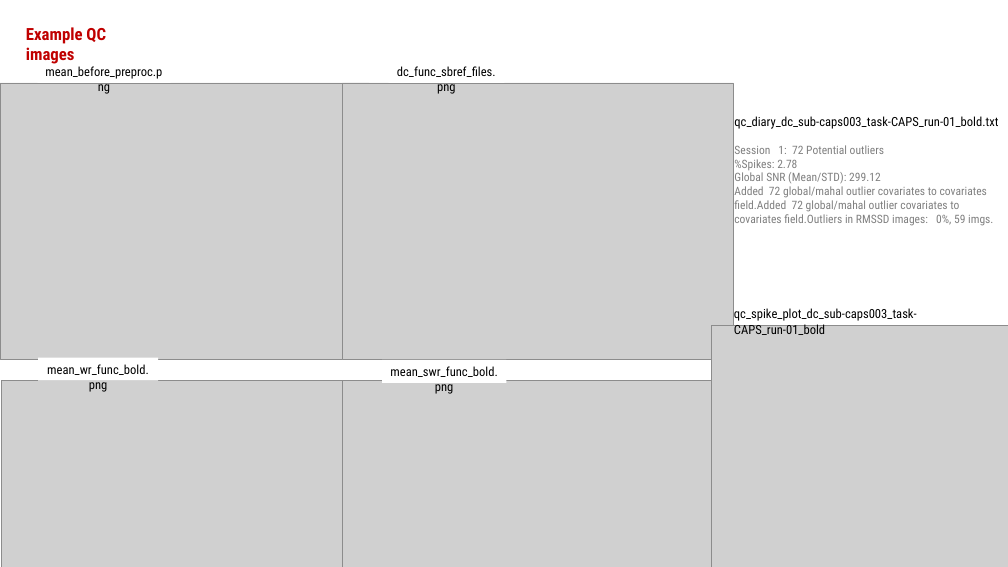
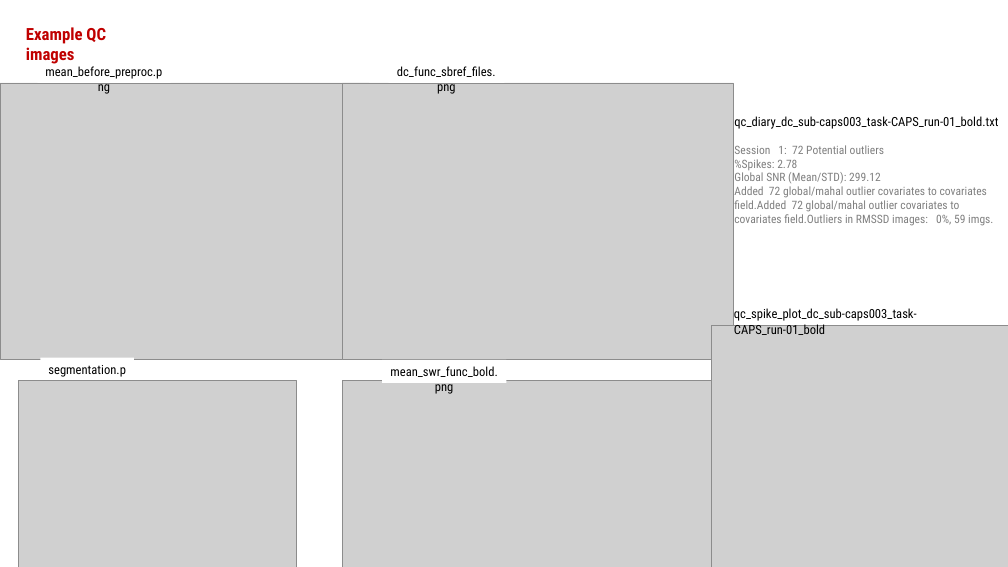
Before and after one commit to cocoanlab/humanfmri_preproc_bids, a slide deck: slide 3 of examples/pipeline_overview.pptx. Drawn at 1008x567 pixels with LibreOffice and Linux fonts; fonts in the diff are those of the drawing; grey boxes stand for pictures. Boxes give left, top, right and bottom in pixels: in the first picture for what was removed or moved away, otherwise in the second. Text is boxed around its words. In the diff, an @@ line names an element or a change of style, - is before the commit and + after.

```diff
--- a/examples/pipeline_overview.pptx
+++ b/examples/pipeline_overview.pptx
@@ rectangle "segmentation.png" resized from (x1=38, y1=358, x2=158, y2=380) to (x1=40, y1=358, x2=134, y2=380) @@
@@ picture resized from (x1=1, y1=380, x2=352, y2=567) to (x1=18, y1=380, x2=296, y2=567) @@
@@ text in rectangle at (x1=48, y1=365, x2=453, y2=394): text changed @@
-mean_wr_func_bold.png
+segmentation.png
```
Also in this commit, not shown: 2 other files.
